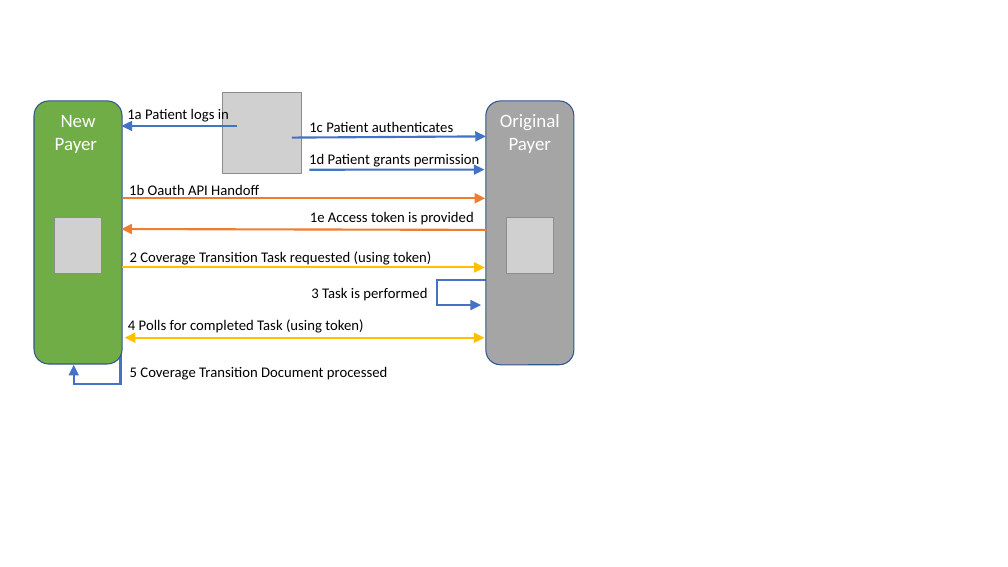
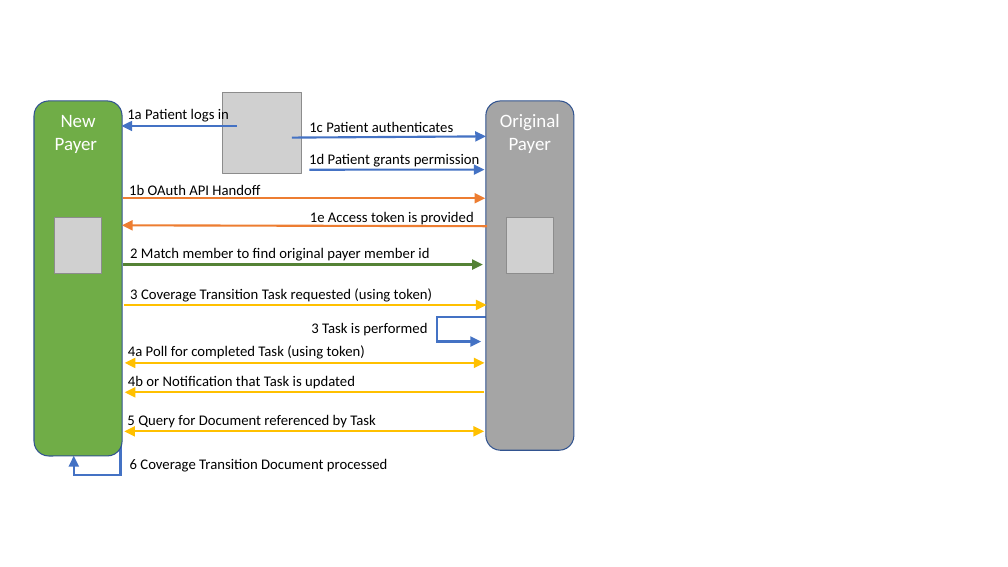
Before and after one commit to HL7/davinci-pcde, a slide deck: slide 2 of input/images-source/images.pptx. Drawn at 1008x567 pixels with LibreOffice and Linux fonts; fonts in the diff are those of the drawing; grey boxes stand for pictures. Boxes give left, top, right and bottom in pixels: in the first picture for what was removed or moved away, otherwise in the second. Text is boxed around its words. In the diff, an @@ line names an element or a change of style, - is before the commit and + after.

```diff
--- a/input/images-source/images.pptx
+++ b/input/images-source/images.pptx
@@ rounded rectangle "New": place and size @@
-rounded rectangle "New" at (34, 101, 122, 364)
+rounded rectangle "New" at (34, 101, 122, 456)
@@ rounded rectangle "Original": place and size @@
-rounded rectangle "Original" at (486, 101, 574, 364)
+rounded rectangle "Original" at (486, 101, 574, 450)
@@ text at (129, 184, 260, 199): text changed @@
-1b Oauth API Handoff
+1b OAuth API Handoff
@@ arrow moved from (487, 230) - (122, 229) to (487, 226) - (122, 225) @@
@@ arrow added from (123, 265) to (483, 265), #548235 2 pt @@
@@ text added at (130, 247, 429, 261), 14 pt, text #000000 @@
+2 Match member to find original payer member id
@@ text at (130, 288, 432, 302): text changed @@
-2 Coverage Transition Task requested (using token)
+3 Coverage Transition Task requested (using token)
@@ 1 text, 1 elbow double arrow, 1 arrow: place and size @@
-1 text, 1 elbow double arrow, 1 arrow at (123, 268, 507, 306)
+1 text, 1 elbow double arrow, 1 arrow at (124, 305, 507, 342)
@@ text at (128, 345, 365, 361): text changed @@
-4 Polls for completed Task (using token)
+4a Poll for completed Task (using token)
@@ double arrow moved from (125, 338) - (485, 338) to (125, 363) - (485, 363) @@
@@ text added at (128, 375, 355, 390), 14 pt, text #000000 @@
+4b or Notification that Task is updated
@@ elbow arrow moved from (120, 306) - (74, 365) to (120, 397) - (74, 456) @@
@@ arrow added from (485, 392) to (125, 392), #FFC000 2 pt @@
@@ text added at (127, 414, 376, 429), 14 pt, text #000000 @@
+5 Query for Document referenced by Task
@@ double arrow added from (125, 432) to (484, 432), #FFC000 2 pt @@
@@ text at (130, 458, 387, 472): text changed @@
-5 Coverage Transition Document processed
+6 Coverage Transition Document processed
```
Also in this commit, not shown: 3 other files.
